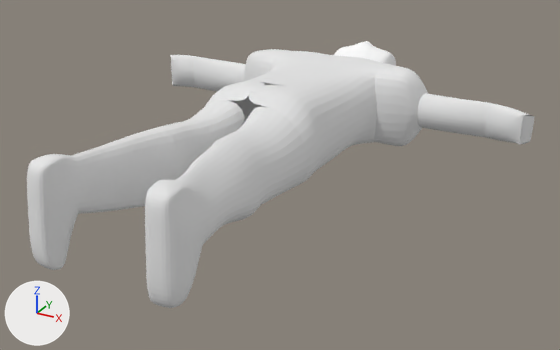
The Blender file blend/loganNovo.blend: old version first, new version second.
Camera for both pictures: a camera (50 mm lens) standing at (19.8, -20.1, 15.0) and looking at (1.1, 14.0, -2.0). The lights are fixed; the arrows at lower left show +X, +Y and +Z.

Objects in the first picture: 'ante_d', 'ante_e', 'bacia_d', 'bacia_e', 'braco_d', 'braco_e', 'coxa_d', 'coxa_e', 'mao_d', 'pe_d', 'pe_e', 'perna_d', 'perna_e', 'tronco'.
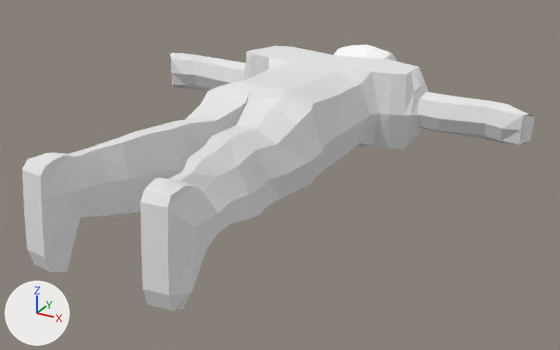
Scene script edits in JSON lines:
```json
{"op": "remove", "block": "ob_tronco", "code": "_m = ob_tronco.modifiers.new('Subsurf', 'SUBSURF')"}
{"op": "remove", "block": "ob_tronco", "code": "_m.levels = 2"}
{"op": "remove", "block": "ob_tronco", "code": "_m.render_levels = 1"}
{"op": "remove", "block": "ob_braco_e", "code": "_m = ob_braco_e.modifiers.new('Subsurf', 'SUBSURF')"}
{"op": "remove", "block": "ob_braco_e", "code": "_m.levels = 2"}
{"op": "remove", "block": "ob_braco_e", "code": "_m.render_levels = 1"}
{"op": "remove", "block": "ob_ante_d", "code": "_m = ob_ante_d.modifiers.new('Subsurf', 'SUBSURF')"}
{"op": "remove", "block": "ob_ante_d", "code": "_m.levels = 2"}
{"op": "remove", "block": "ob_ante_d", "code": "_m.render_levels = 1"}
{"op": "remove", "block": "ob_braco_d", "code": "_m = ob_braco_d.modifiers.new('Subsurf', 'SUBSURF')"}
{"op": "remove", "block": "ob_braco_d", "code": "_m.levels = 2"}
{"op": "remove", "block": "ob_braco_d", "code": "_m.render_levels = 1"}
{"op": "remove", "block": "ob_bacia_e", "code": "_m = ob_bacia_e.modifiers.new('Subsurf', 'SUBSURF')"}
{"op": "remove", "block": "ob_bacia_e", "code": "_m.levels = 2"}
{"op": "remove", "block": "ob_bacia_e", "code": "_m.render_levels = 1"}
{"op": "remove", "block": "ob_bacia_d", "code": "_m = ob_bacia_d.modifiers.new('Subsurf', 'SUBSURF')"}
{"op": "remove", "block": "ob_bacia_d", "code": "_m.levels = 2"}
{"op": "remove", "block": "ob_bacia_d", "code": "_m.render_levels = 1"}
{"op": "remove", "block": "ob_pe_e", "code": "_m = ob_pe_e.modifiers.new('Subsurf', 'SUBSURF')"}
{"op": "remove", "block": "ob_pe_e", "code": "_m.levels = 2"}
{"op": "remove", "block": "ob_pe_e", "code": "_m.render_levels = 1"}
{"op": "remove", "block": "ob_perna_e", "code": "_m = ob_perna_e.modifiers.new('Subsurf', 'SUBSURF')"}
{"op": "remove", "block": "ob_perna_e", "code": "_m.levels = 2"}
{"op": "remove", "block": "ob_perna_e", "code": "_m.render_levels = 1"}
{"op": "remove", "block": "ob_coxa_e", "code": "_m = ob_coxa_e.modifiers.new('Subsurf', 'SUBSURF')"}
{"op": "remove", "block": "ob_coxa_e", "code": "_m.levels = 2"}
{"op": "remove", "block": "ob_coxa_e", "code": "_m.render_levels = 1"}
{"op": "remove", "block": "ob_coxa_d", "code": "_m = ob_coxa_d.modifiers.new('Subsurf', 'SUBSURF')"}
{"op": "remove", "block": "ob_coxa_d", "code": "_m.levels = 2"}
{"op": "remove", "block": "ob_coxa_d", "code": "_m.render_levels = 1"}
{"op": "remove", "block": "ob_perna_d", "code": "_m = ob_perna_d.modifiers.new('Subsurf', 'SUBSURF')"}
{"op": "remove", "block": "ob_perna_d", "code": "_m.levels = 2"}
{"op": "remove", "block": "ob_perna_d", "code": "_m.render_levels = 1"}
{"op": "remove", "block": "ob_pe_d", "code": "_m = ob_pe_d.modifiers.new('Subsurf', 'SUBSURF')"}
{"op": "remove", "block": "ob_pe_d", "code": "_m.levels = 2"}
{"op": "remove", "block": "ob_pe_d", "code": "_m.render_levels = 1"}
```

Boxes (x1, y1, x2, y2) around the edits, measured in the pictures (560 x 350 px):
```json
{"object": "tronco", "change": "modifiers changed", "before": [229, 50, 386, 169], "after": [246, 47, 391, 171]}
{"object": "pe_d", "change": "modifiers changed", "before": [145, 180, 205, 308], "after": [140, 178, 206, 311], "on screen": "10% wider"}
{"object": "perna_e", "change": "modifiers changed", "before": [71, 127, 177, 214], "after": [69, 125, 179, 217]}
{"object": "pe_e", "change": "modifiers changed", "before": [27, 154, 82, 270], "after": [22, 153, 83, 273], "on screen": "11% wider"}
{"object": "perna_d", "change": "modifiers changed", "before": [176, 139, 260, 244], "after": [170, 137, 261, 250], "on screen": "8% wider, 8% taller"}
{"object": "coxa_d", "change": "modifiers changed", "before": [218, 107, 307, 210], "after": [211, 103, 311, 214], "on screen": "12% wider, 8% taller"}
{"object": "braco_d", "change": "modifiers changed", "before": [374, 64, 428, 146], "after": [371, 60, 429, 149], "on screen": "7% wider, 8% taller"}
{"object": "bacia_d", "change": "modifiers changed", "before": [249, 85, 329, 188], "after": [247, 84, 332, 189], "on screen": "6% wider"}
{"object": "coxa_e", "change": "modifiers changed", "before": [161, 100, 245, 178], "after": [159, 99, 246, 174]}
{"object": "ante_d", "change": "modifiers changed", "before": [418, 93, 489, 138], "after": [417, 92, 490, 139]}
{"object": "bacia_e", "change": "modifiers changed", "before": [205, 81, 265, 106], "after": [201, 79, 268, 104], "on screen": "11% wider"}
{"object": "braco_e", "change": "modifiers changed", "before": [244, 49, 289, 87], "after": [244, 46, 291, 80]}
```
